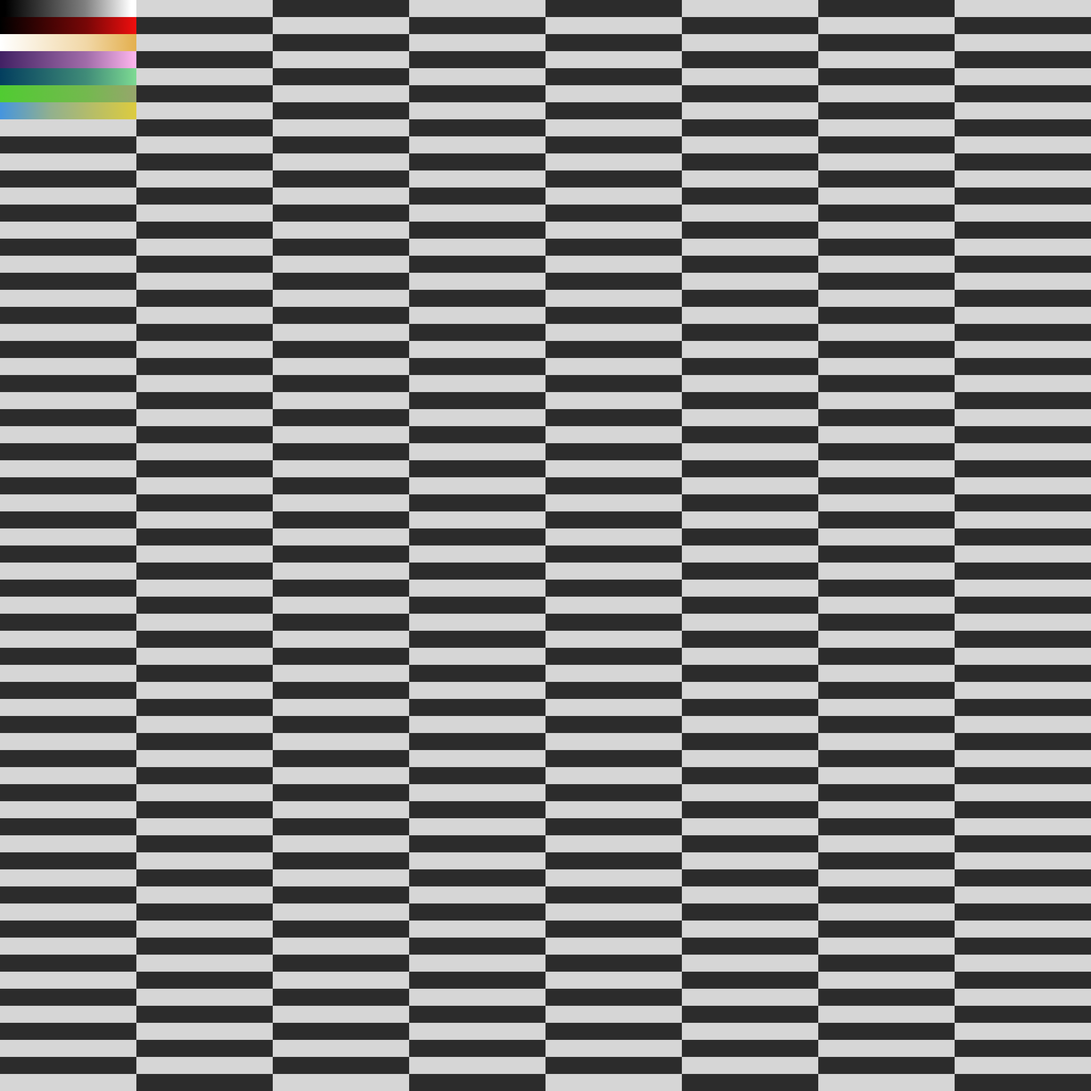
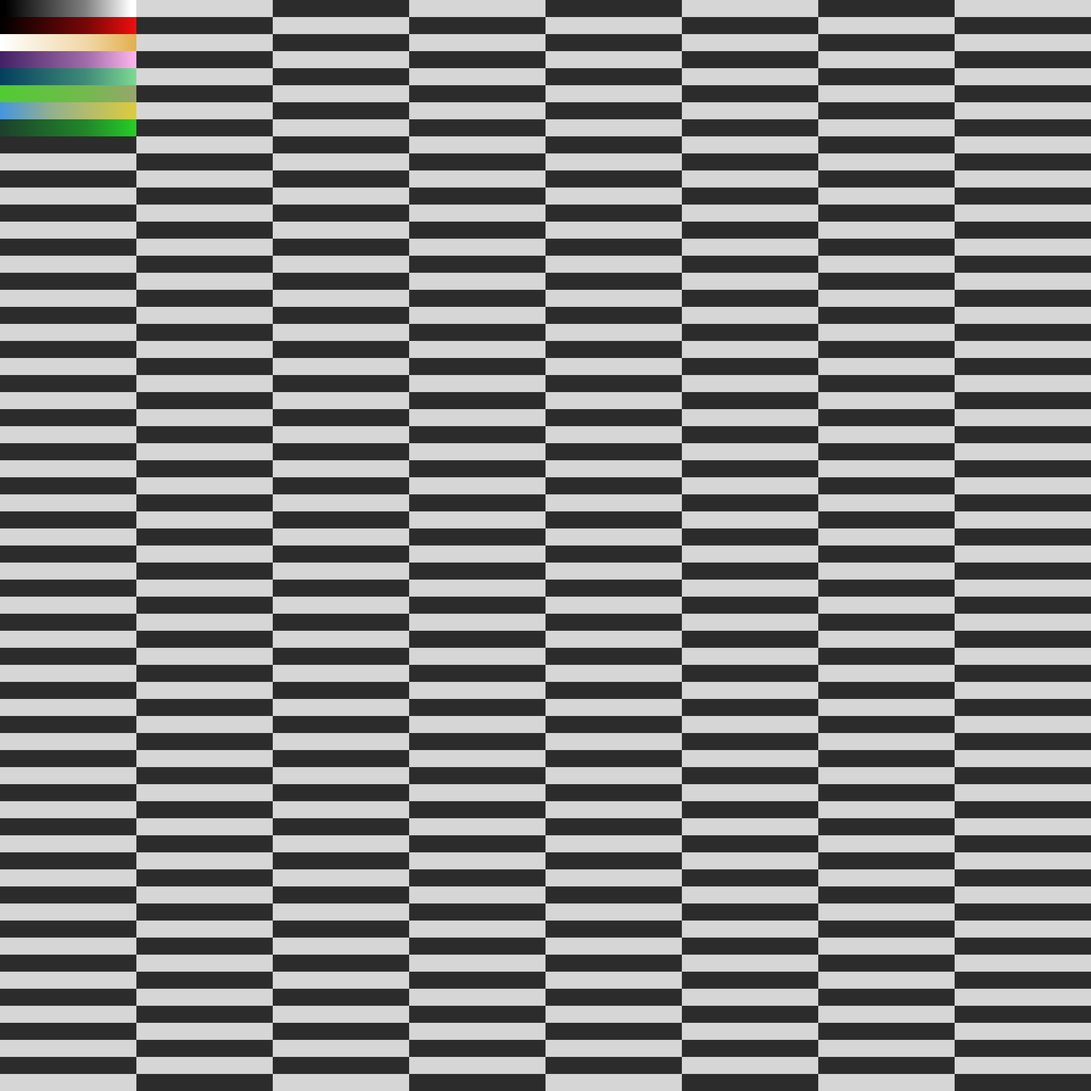
Layered file, before and after one edit (1091 × 1091). Changes by layer:
painted on "color_atlas.png" over [0, 119, 137, 137]
